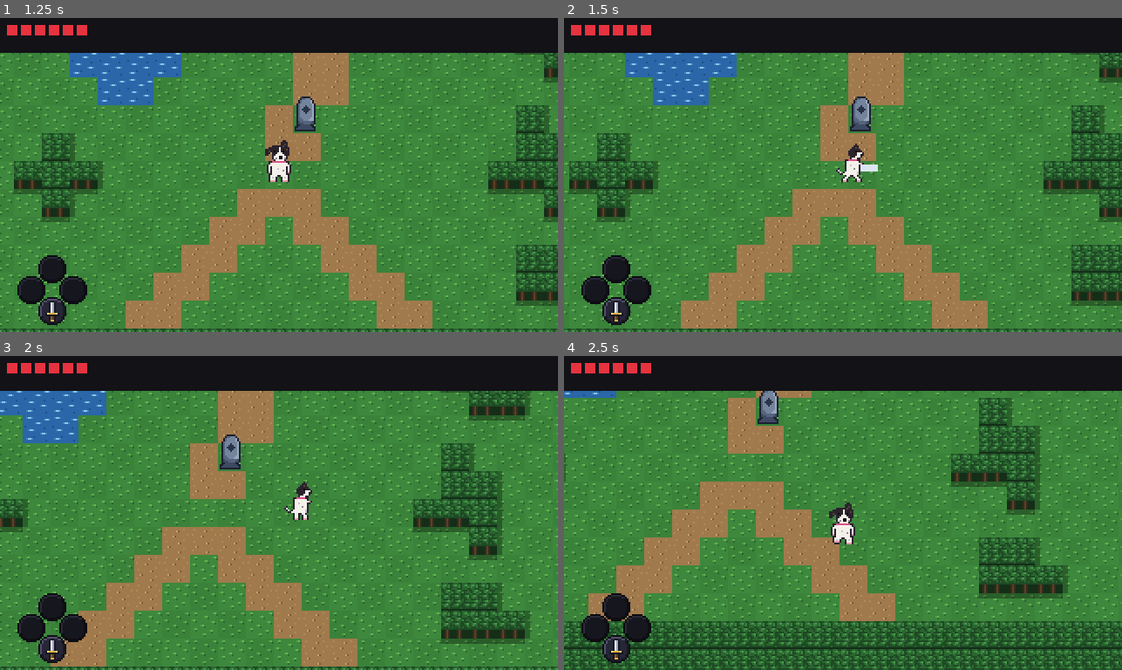
Above: before the commit, frames 1-4 (two rows, left to right).
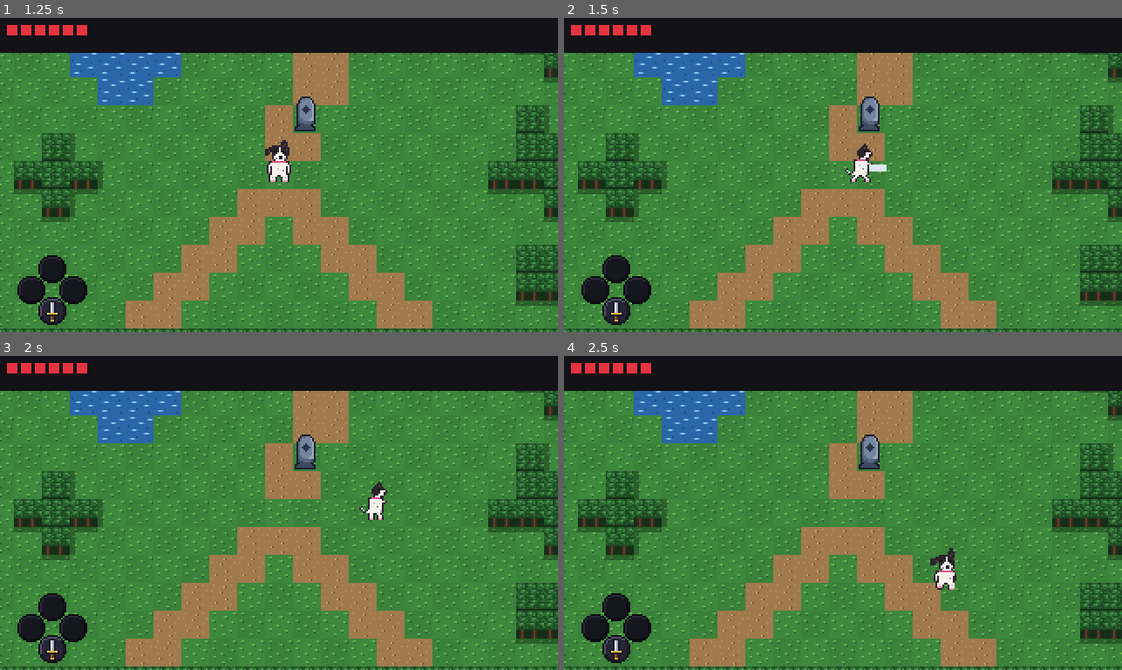
Above: after the commit, the same moments.

Repository: marcelozorza/Alttp2
Game: Godot game, scene res://ui/title_screen.tscn
Two runs of this game, one before a commit and one after it. Both use one fixed random seed, a clock stepped at 60 frames per second and the inputs below.
Inputs (mouse positions are in pixels of both pictures, inside the frame that each line leads up to):
- Up to frame 1 (1.25 s): click "Novo jogo" at 0.5 s
- Up to frame 2 (1.5 s): tap Enter at 1.25 s; move the mouse to (965, 159) at 1.27 s; hold D (move_right) from 1.28 s (still down); tap J (attack) at 1.35 s; click (965, 159) at 1.42 s
- Up to frame 3 (2 s): keep holding D (move_right); tap Space (jump) at 1.52 s
- Up to frame 4 (2.5 s): move the mouse to (731, 528) at 2.02 s; release D (move_right) at 2.03 s; hold S (move_down) from 2.03 s (still down); tap Shift (lock_facing) at 2.1 s; tap Space (jump) at 2.27 s

Frame 1 is identical in both runs. In frame 2, 19% of the frame differs, in the area x 0-100%, y 11-100%; in frame 3, 45%; in frame 4, 49%.

Commit message:
Câmera com zona morta no mundo e nas salas grandes
Marcelo achou, ao jogar, que com a câmera sempre centrada parecia que
o personagem ficava parado e o mundo é que andava. Agora a câmera só se
move quando ele chega a 3 casas da borda da tela, e então o acompanha
mantendo essa distância (world/camera_follow.gd). Vale para o mundo e
para as salas maiores que a tela. Ao entrar numa sala, a câmera parte
centrada no personagem, como antes.

Co-Authored-By: Claude Fable 5.1 <noreply@anthropic.com>
Claude-Session: https://claude.ai/code/session_016s7NevSgZhoYUZ8ynYMumd

Diff:
--- /dev/null
+++ b/world/camera_follow.gd
@@ -0,0 +1,38 @@
+class_name CameraFollow
+## Câmera de empurrão, com zona morta. O personagem anda livre pelo meio da
+## tela sem a câmera se mexer. Quando ele chega a EDGE_TILES casas da borda da
+## tela, a câmera anda junto com ele, mantendo essa distância. O centro da
+## câmera fica preso aos limites dados, como antes, para nunca mostrar fora
+## da sala ou do mapa. Pedido de Marcelo em 2026-11-06: com a câmera sempre
+## centrada, parecia que o personagem ficava parado e o mundo é que andava.
+
+const HALF_SCREEN := Vector2(160.0, 90.0)
+## Casas entre o personagem e a borda da tela a partir das quais a câmera anda.
+const EDGE_TILES := 3
+
+
+## Câmera centrada no alvo, presa aos limites. Serve para o primeiro quadro
+## de uma sala ou do mapa.
+static func centered(target: Vector2, low: Vector2, high: Vector2) -> Vector2:
+	return target.clamp(low, high)
+
+
+## Câmera empurrada pelo alvo: só sai de onde está quando o alvo passa da zona
+## morta. top_inset é a altura da barra do HUD, que cobre o alto da tela.
+static func pushed(
+	camera: Vector2, target: Vector2, low: Vector2, high: Vector2, top_inset: float
+) -> Vector2:
+	var edge := float(EDGE_TILES * ChapterMap.TILE)
+	var zone_min := Vector2(-HALF_SCREEN.x + edge, -HALF_SCREEN.y + top_inset + edge)
+	var zone_max := HALF_SCREEN - Vector2.ONE * edge
+	var offset := target - camera
+	var moved := camera
+	if offset.x < zone_min.x:
+		moved.x = target.x - zone_min.x
+	elif offset.x > zone_max.x:
+		moved.x = target.x - zone_max.x
+	if offset.y < zone_min.y:
+		moved.y = target.y - zone_min.y
+	elif offset.y > zone_max.y:
+		moved.y = target.y - zone_max.y
+	return moved.clamp(low, high)
--- a/world/chapter/chapter.gd
+++ b/world/chapter/chapter.gd
@@ -131,7 +131,8 @@
 	var room := _room_of(_player.global_position)
 	if room != _room:
 		_enter_room(room)
-	_camera.position = _camera_target()
+	else:
+		_camera.position = _camera_target(true)
 
 
 ## Nome do capítulo, para o HUD e para a tela de fim.
@@ -335,13 +336,17 @@
 
 
 ## Centro da câmera. Numa sala de uma tela, é o centro dela, deslocado para
-## cima pela barra do HUD. Numa sala maior, a câmera segue o personagem, presa
-## aos limites da sala, para nunca mostrar a sala vizinha.
-func _camera_target() -> Vector2:
+## cima pela barra do HUD. Numa sala maior, a câmera segue o personagem com
+## zona morta (CameraFollow), presa aos limites da sala, para nunca mostrar a
+## sala vizinha. Ao entrar na sala, a câmera parte centrada no personagem.
+func _camera_target(pushed := false) -> Vector2:
 	var pixels := _room_pixels(_room)
 	var low := pixels.position + Vector2(HALF_SCREEN.x, HALF_SCREEN.y - HUD_HEIGHT)
 	var high := pixels.end - HALF_SCREEN
-	return _player.global_position.clamp(low, high)
+	var target := _player.global_position
+	if pushed:
+		return CameraFollow.pushed(_camera.position, target, low, high, HUD_HEIGHT)
+	return CameraFollow.centered(target, low, high)
 
 
 func _cell_center(cell: Vector2i) -> Vector2:
--- a/world/overworld/overworld.gd
+++ b/world/overworld/overworld.gd
@@ -41,7 +41,7 @@
 
 
 func _physics_process(_delta: float) -> void:
-	_camera.position = _camera_target()
+	_camera.position = _camera_target(true)
 
 
 func _build_cells() -> void:
@@ -93,13 +93,17 @@
 	get_tree().change_scene_to_file.call_deferred(Flow.CHAPTER_SCENE)
 
 
-## A câmera segue o personagem, presa às bordas do mapa, com a barra do HUD
-## descontada no alto.
-func _camera_target() -> Vector2:
+## A câmera segue o personagem com zona morta (CameraFollow), presa às bordas
+## do mapa, com a barra do HUD descontada no alto. No primeiro quadro, parte
+## centrada no personagem.
+func _camera_target(pushed := false) -> Vector2:
 	var tile := float(ChapterMap.TILE)
 	var low := Vector2(HALF_SCREEN.x, HALF_SCREEN.y - HUD_HEIGHT)
 	var high := Vector2(map.width, map.height) * tile - HALF_SCREEN
-	return _player.global_position.clamp(low, high)
+	var target := _player.global_position
+	if pushed:
+		return CameraFollow.pushed(_camera.position, target, low, high, HUD_HEIGHT)
+	return CameraFollow.centered(target, low, high)
 
 
 func _cell_center(cell: Vector2i) -> Vector2:
